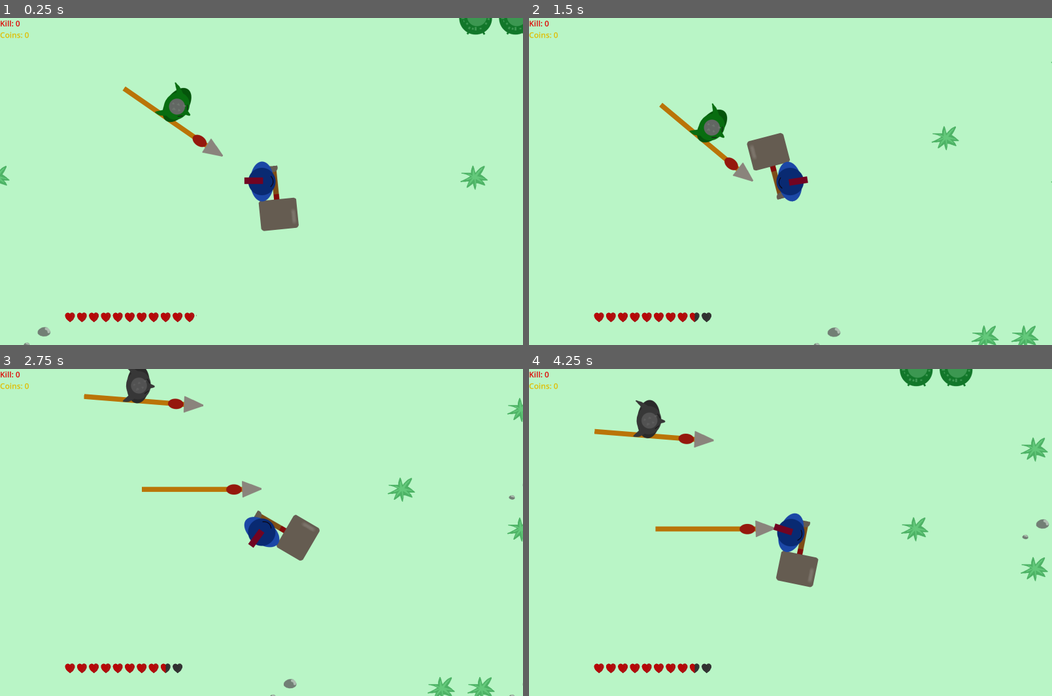
Above: before the commit, frames 1-4 (two rows, left to right).
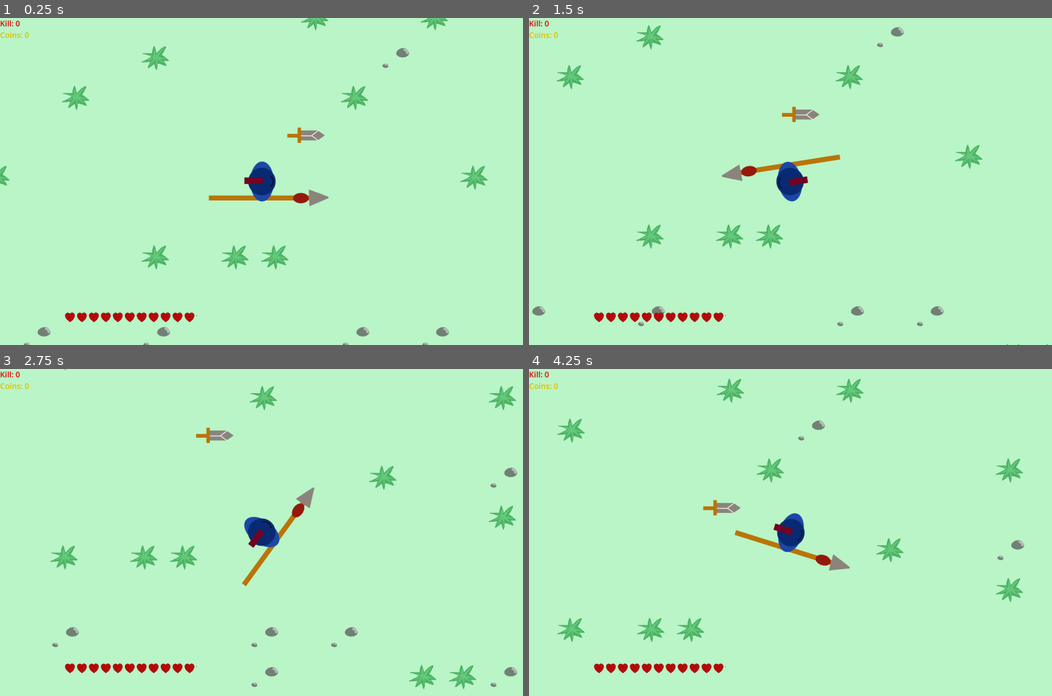
Above: after the commit, the same moments.

Repository: abcdnned/MonsterSlayer
Game: Godot game, scene res://scenes/world.tscn
Two runs of this game, one before a commit and one after it. Both use one fixed random seed, a clock stepped at 60 frames per second and the inputs below. The engine's default icon, where the game draws it, is replaced by a stand-in: a white triangle on a blue panel in a dark square.
Inputs (mouse positions are in pixels of both pictures, inside the frame that each line leads up to):
- Up to frame 1 (0.25 s): no input
- Up to frame 2 (1.5 s): tap Enter at 0.5 s; move the mouse to (905, 165) at 0.52 s; hold D (right) 0.53-1.28 s; hold G (drop) 0.53-1.28 s; click (905, 165) at 0.67 s; tap Q (item) at 0.8, 1.35 s; move the mouse to (685, 197) at 1.27 s; hold S (down) from 1.28 s (still down)
- Up to frame 3 (2.75 s): click (156, 548) at 1.55 s; move the mouse to (313, 460) at 2.02 s; release S (down) at 2.03 s; press the mouse at (313, 460) at 2.03 s; hold D (right) from 2.03 s (still down); right-click (313, 460) at 2.3 s
- Up to frame 4 (4.25 s): move the mouse to (764, 597) at 2.77 s; release D (right) at 2.78 s; release the mouse at (764, 597) at 2.78 s; hold W (up) 2.78-3.53 s; right-click (764, 597) at 2.85 s; click (764, 597) at 2.92 s; tap Shift (sprint) at 3.05 s; move the mouse to (947, 581) at 3.52 s; hold A (left) from 3.53 s (still down); hold Shift (sprint) from 3.53 s (still down); click (947, 581) at 3.67 s; tap Tab (tab) at 3.8 s

The runs differ from the first frame. In frame 1, 4.2% of the frame differs, in the area x 11-100%, y 0-100%; in frame 2, 4.3%; in frame 3, 5.5%; in frame 4, 5.9%, in the area x 5-100%, y 0-93%.

Commit message:
optizme control

Diff:
--- a/animation/player.tres
+++ b/animation/player.tres
@@ -201,6 +201,14 @@
 [sub_resource type="AnimationNodeStateMachineTransition" id="AnimationNodeStateMachineTransition_ir0ar"]
 advance_mode = 2
 advance_condition = &"dying"
+
+[sub_resource type="AnimationNodeStateMachineTransition" id="AnimationNodeStateMachineTransition_oegrb"]
+advance_mode = 2
+advance_condition = &"hold_item"
+
+[sub_resource type="AnimationNodeStateMachineTransition" id="AnimationNodeStateMachineTransition_w8fkx"]
+advance_mode = 2
+advance_condition = &"hold_item"
 
 [resource]
 states/End/position = Vector2(1036.5, -124.5)
@@ -229,5 +237,5 @@
 states/swap/position = Vector2(431.31, 296.202)
 states/use_item/node = SubResource("AnimationNodeAnimation_xk3wl")
 states/use_item/position = Vector2(185.48, -125.865)
-transitions = ["Start", "Idle_2", SubResource("AnimationNode …(3246 unchanged characters)… mationNodeStateMachineTransition_ir0ar")]
-graph_offset = Vector2(96.4203, -210.303)
+transitions = ["Start", "Idle_2", SubResource("AnimationNode …(3246 unchanged characters)… mationNodeStateMachineTransition_ir0ar"), "swap", "HoldItem", SubResource("AnimationNodeStateMachineTransition_oegrb"), "dash_attack", "HoldItem", SubResource("AnimationNodeStateMachineTransition_w8fkx")]
+graph_offset = Vector2(54.5253, -267.1)
--- a/scenes/player_hammer.tscn
+++ b/scenes/player_hammer.tscn
@@ -589,6 +589,14 @@
 switch_mode = 2
 advance_mode = 2
 
+[sub_resource type="AnimationNodeStateMachineTransition" id="AnimationNodeStateMachineTransition_cohyv"]
+advance_mode = 2
+advance_condition = &"hold_item"
+
+[sub_resource type="AnimationNodeStateMachineTransition" id="AnimationNodeStateMachineTransition_15mvr"]
+advance_mode = 2
+advance_condition = &"hold_item"
+
 [sub_resource type="AnimationNodeStateMachine" id="AnimationNodeStateMachine_hn3fy"]
 states/End/position = Vector2(922, -125.432)
 states/HoldItem/node = SubResource("AnimationNodeAnimation_4xs71")
@@ -599,7 +607,7 @@
 states/Idle_2/position = Vector2(450.737, 173.998)
 states/Start/position = Vector2(234.5, 325.25)
 states/attack/node = SubResource("AnimationNodeAnimation_pbme4")
-states/attack/position = Vector2(735.283, 481.477)
+states/attack/position = Vector2(769.283, 387.977)
 states/dash/node = SubResource("AnimationNodeAnimation_bakcq")
 states/dash/position = Vector2(157.668, 156.44)
 states/dash_attack/node = SubResource("AnimationNodeAnimation_u5kfx")
@@ -611,11 +619,11 @@
 states/stun/node = SubResource("AnimationNodeAnimation_yx11l")
 states/stun/position = Vector2(708.31, 95.702)
 states/swap/node = SubResource("AnimationNodeAnimation_x3ydm")
-states/swap/position = Vector2(516.423, 416.704)
+states/swap/position = Vector2(542.423, 435.204)
 states/use_item/node = SubResource("AnimationNodeAnimation_xk3wl")
 states/use_item/position = Vector2(314.98, -167.365)
-transitions = ["Start", "Idle_2", SubResource("AnimationNode …(2596 unchanged characters)… mationNodeStateMachineTransition_qsmi3")]
-graph_offset = Vector2(-138.382, -102.678)
+transitions = ["Start", "Idle_2", SubResource("AnimationNode …(2596 unchanged characters)… mationNodeStateMachineTransition_qsmi3"), "attack", "HoldItem", SubResource("AnimationNodeStateMachineTransition_cohyv"), "dash_attack", "HoldItem", SubResource("AnimationNodeStateMachineTransition_15mvr")]
+graph_offset = Vector2(1.26799, -35.8006)
 
 [node name="Player_Hammer" type="CharacterBody2D" groups=["human"]]
 z_index = 10
--- a/scenes/player_spear.tscn
+++ b/scenes/player_spear.tscn
@@ -545,6 +545,14 @@
 [sub_resource type="AnimationNodeStateMachineTransition" id="AnimationNodeStateMachineTransition_okf55"]
 advance_mode = 2
 advance_condition = &"dying"
+
+[sub_resource type="AnimationNodeStateMachineTransition" id="AnimationNodeStateMachineTransition_b010c"]
+advance_mode = 2
+advance_condition = &"hold_item"
+
+[sub_resource type="AnimationNodeStateMachineTransition" id="AnimationNodeStateMachineTransition_2qyul"]
+advance_mode = 2
+advance_condition = &"hold_item"
 
 [sub_resource type="AnimationNodeStateMachine" id="AnimationNodeStateMachine_hn3fy"]
 states/Attack/node = SubResource("AnimationNodeAnimation_k3o4c")
@@ -569,8 +577,8 @@
 states/stun/position = Vector2(849.81, 222.202)
 states/use_item/node = SubResource("AnimationNodeAnimation_xk3wl")
 states/use_item/position = Vector2(314.98, -167.365)
-transitions = ["Start", "Idle_2", SubResource("AnimationNode …(2602 unchanged characters)… mationNodeStateMachineTransition_okf55")]
-graph_offset = Vector2(164.243, 117.027)
+transitions = ["Start", "Idle_2", SubResource("AnimationNode …(2602 unchanged characters)… mationNodeStateMachineTransition_okf55"), "dash_attack", "HoldItem", SubResource("AnimationNodeStateMachineTransition_b010c"), "Attack", "HoldItem", SubResource("AnimationNodeStateMachineTransition_2qyul")]
+graph_offset = Vector2(136.313, -249.026)
 
 [node name="Player_Spear" type="CharacterBody2D" groups=["human"]]
 z_index = 10
--- a/scenes/world.tscn
+++ b/scenes/world.tscn
@@ -12,7 +12,7 @@
 [ext_resource type="PackedScene" uid="uid://c1agv22pvbvaj" path="res://scenes/winning_scene.tscn" id="10_45iw7"]
 [ext_resource type="PackedScene" uid="uid://bacveih6couh6" path="res://scenes/map.tscn" id="11_8baoh"]
 [ext_resource type="AudioStream" uid="uid://cmxyqbek488ch" path="res://sounds/mixkit-battle-man-scream-2175.wav" id="11_54gj3"]
-[ext_resource type="PackedScene" uid="uid://be6pww2vx4jtm" path="res://scenes/goblin_warrior_spear.tscn" id="14_8ypu0"]
+[ext_resource type="PackedScene" uid="uid://ds5inho5pqe5j" path="res://scenes/i_dagger.tscn" id="14_8ylgs"]
 [ext_resource type="Script" path="res://scripts/starter_plain_spawner.gd" id="14_ucirg"]
 
 [sub_resource type="TileMapPattern" id="TileMapPattern_r5abn"]
@@ -211,9 +211,10 @@
 
 [node name="StarterPlainSpawner" type="Node" parent="LevelSpawner"]
 script = ExtResource("14_ucirg")
+enable = false
 
 [node name="GoblinArmy1Spawner" type="Node" parent="LevelSpawner"]
 script = ExtResource("9_l8cwq")
 
-[node name="GoblinWarriorSpear" parent="." instance=ExtResource("14_8ypu0")]
-position = Vector2(-278, -250)
+[node name="iDagger" parent="." instance=ExtResource("14_8ylgs")]
+position = Vector2(147, -150)
--- a/scripts/lootable.gd
+++ b/scripts/lootable.gd
@@ -19,11 +19,11 @@
 		material = null
 
 func _input(event):
-	if is_Q_presses(event) and lootable and is_on_top() and is_reachable():
+	if is_left_mouse_button_pressed(event) and lootable and is_on_top() and is_reachable():
 		loot(get_tree().current_scene.player)
 
-func is_Q_presses(event):
-	return event is InputEventKey and event.pressed and event.as_text_physical_keycode() == "Q"
+func is_left_mouse_button_pressed(event):
+	return event is InputEventMouseButton and event.pressed and event.button_index == MOUSE_BUTTON_LEFT
 
 func apply_pickable_shader(sprite):
 	var shader = load("res://shader/pickable.gdshader")
--- a/scripts/player.gd
+++ b/scripts/player.gd
@@ -42,7 +42,7 @@
 func _physics_process(delta):
 	match state_machine.get_current_node():
 		"Idle_2":
-			if Input.is_action_pressed("right_click"):
+			if Input.is_action_just_pressed("right_click"):
 				animation_tree.set("parameters/conditions/defense", true)
 			elif Input.is_action_pressed("item"):
 				if item_handle.get_child_count() > 0:
@@ -52,12 +52,12 @@
 				dash_direction = get_direction()
 				animation_tree.set("parameters/conditions/dash", true)
 				dash_cooldown.start()
-			elif Input.is_action_pressed("sprint") and get_input() == Vector2(0.0, -1.0) and Input.is_action_pressed("left_click"):
+			elif Input.is_action_pressed("sprint") and get_input() == Vector2(0.0, -1.0) and Input.is_action_just_pressed("left_click"):
 				animation_tree.set("parameters/conditions/dash_attack", true)
 				dash_attack_speed = DASH_ATTACK_MAX_SPEED
 				dash_attack_deduction = 20.0
 				dash_attack_direction = Vector2(cos(sprite.rotation), sin(sprite.rotation)).normalized()
-			elif Input.is_action_pressed("left_click"):
+			elif Input.is_action_just_pressed("left_click"):
 				animation_tree.set("parameters/conditions/attack", true)
 			_move_velocity(delta)
 			move_and_slide()
@@ -114,16 +114,15 @@
 			knock_back_force = clamp(knock_back_force - 10.0, 0.0, knock_back_force)
 			move_and_slide()
 		"HoldItem":
-			if Input.is_action_pressed("left_click"):
-				animation_tree.set("parameters/conditions/hide_item", true)
-				animation_tree.set("parameters/conditions/hold_item", false)
+			animation_tree.set("parameters/conditions/attack", false)
+			animation_tree.set("parameters/conditions/dash_attack", false)
+			if Input.is_action_just_pressed("left_click"):
+				animation_tree.set("parameters/conditions/use_item", true)
 			elif Input.is_action_just_pressed("sprint") && dash_cooldown.is_stopped():
 				dash_direction = get_direction()
 				animation_tree.set("parameters/conditions/dash", true)
 				dash_cooldown.start()
 			elif Input.is_action_pressed("right_click"):
-				animation_tree.set("parameters/conditions/use_item", true)
-			elif Input.is_action_pressed("drop"):
 				animation_tree.set("parameters/conditions/drop_item", true)
 				drop()
 			else:
--- a/scripts/player_hammer.gd
+++ b/scripts/player_hammer.gd
@@ -9,7 +9,6 @@
 @onready var damage_zone = $Sprite2D/Weapon/damage_zone
 @onready var damage_zone_2 = $Sprite2D/Weapon/damage_zone2
 @onready var hammer_swap = $HammerSwap
-
 
 const dash_dust = preload("res://scenes/dash_dust.tscn")
 signal hero_death
@@ -50,14 +49,14 @@
 				dash_direction = get_direction()
 				animation_tree.set("parameters/conditions/dash", true)
 				dash_cooldown.start()
-			elif Input.is_action_pressed("sprint") and get_input() == Vector2(0.0, -1.0) and Input.is_action_pressed("left_click"):
+			elif Input.is_action_pressed("sprint") and get_input() == Vector2(0.0, -1.0) and Input.is_action_just_pressed("left_click"):
 				animation_tree.set("parameters/conditions/dash_attack", true)
 				dash_attack_speed = DASH_ATTACK_MAX_SPEED
 				dash_attack_deduction = 20.0
 				dash_attack_direction = Vector2(cos(sprite.rotation), sin(sprite.rotation)).normalized()
-			elif Input.is_action_pressed("left_click"):
+			elif Input.is_action_just_pressed("left_click"):
 				animation_tree.set("parameters/conditions/attack", true)
-			elif Input.is_action_pressed("right_click"):
+			elif Input.is_action_just_pressed("right_click"):
 				animation_tree.set("parameters/conditions/swap", true)
 				dash_attack_speed = 700
 				dash_attack_deduction = 7.0
@@ -87,6 +86,7 @@
 			move_and_slide()
 		"dash", "HoldItem_Dash":
 			animation_tree.set("parameters/conditions/dash", false)
+			animation_tree.set("parameters/conditions/dash_attack", false)
 			velocity = dash_direction * dash_speed
 			dash_speed -= 10.0
 			move_and_slide()
@@ -96,16 +96,14 @@
 			dash_attack_speed = clampf(dash_attack_speed - dash_attack_deduction, 0, dash_attack_speed)
 			move_and_slide()
 		"HoldItem":
-			if Input.is_action_pressed("left_click"):
-				animation_tree.set("parameters/conditions/hide_item", true)
-				animation_tree.set("parameters/conditions/hold_item", false)
+			animation_tree.set("parameters/conditions/attack", false)
+			if Input.is_action_just_pressed("left_click"):
+				animation_tree.set("parameters/conditions/use_item", true)
 			elif Input.is_action_just_pressed("sprint") && dash_cooldown.is_stopped():
 				dash_direction = get_direction()
 				animation_tree.set("parameters/conditions/dash", true)
 				dash_cooldown.start()
 			elif Input.is_action_pressed("right_click"):
-				animation_tree.set("parameters/conditions/use_item", true)
-			elif Input.is_action_pressed("drop"):
 				animation_tree.set("parameters/conditions/drop_item", true)
 				drop()
 			else:
--- a/scripts/player_spear.gd
+++ b/scripts/player_spear.gd
@@ -41,20 +41,16 @@
 func _physics_process(delta):
 	match state_machine.get_current_node():
 		"Idle_2":
-			if Input.is_action_pressed("item"):
-				if item_handle.get_child_count() > 0:
-					animation_tree.set("parameters/conditions/hold_item", true)
-					animation_tree.set("parameters/conditions/hide_item", false)
-			elif Input.is_action_just_pressed("sprint") && dash_cooldown.is_stopped():
+			if Input.is_action_just_pressed("sprint") && dash_cooldown.is_stopped():
 				dash_direction = get_direction()
 				animation_tree.set("parameters/conditions/dash", true)
 				dash_cooldown.start()
-			elif Input.is_action_pressed("sprint") and get_input() == Vector2(0.0, -1.0) and Input.is_action_pressed("left_click"):
+			elif Input.is_action_pressed("sprint") and get_input() == Vector2(0.0, -1.0) and Input.is_action_just_pressed("left_click"):
 				animation_tree.set("parameters/conditions/dash_attack", true)
 				dash_attack_speed = DASH_ATTACK_MAX_SPEED
 				dash_attack_deduction = 20.0
 				dash_attack_direction = Vector2(cos(sprite.rotation), sin(sprite.rotation)).normalized()
-			elif Input.is_action_pressed("left_click"):
+			elif Input.is_action_just_pressed("left_click"):
 				animation_tree.set("parameters/conditions/attack", true)
 			elif Input.is_action_just_pressed("right_click"):
 				animation_tree.set("parameters/conditions/pole_attack", true)
@@ -93,16 +89,15 @@
 			dash_attack_speed = clampf(dash_attack_speed - dash_attack_deduction, 0, dash_attack_speed)
 			move_and_slide()
 		"HoldItem":
-			if Input.is_action_pressed("left_click"):
-				animation_tree.set("parameters/conditions/hide_item", true)
-				animation_tree.set("parameters/conditions/hold_item", false)
+			animation_tree.set("parameters/conditions/attack", false)
+			animation_tree.set("parameters/conditions/dash_attack", false)
+			if Input.is_action_just_pressed("left_click"):
+				animation_tree.set("parameters/conditions/use_item", true)
 			elif Input.is_action_just_pressed("sprint") && dash_cooldown.is_stopped():
 				dash_direction = get_direction()
 				animation_tree.set("parameters/conditions/dash", true)
 				dash_cooldown.start()
 			elif Input.is_action_pressed("right_click"):
-				animation_tree.set("parameters/conditions/use_item", true)
-			elif Input.is_action_pressed("drop"):
 				animation_tree.set("parameters/conditions/drop_item", true)
 				drop()
 			else:
--- a/scripts/world.gd
+++ b/scripts/world.gd
@@ -54,7 +54,7 @@
 #   3
 func _ready():
 	randomize()
-	load_player(PLAYER_HAMMER, Vector2(0, 0))
+	load_player(PLAYER_SPEAR, Vector2(0, 0))
 	var route := {}
 	map.create_boime(-10, 10, -10, 10, 4, 4, 0, route)
 
Not shown: 1 places in animation/player.tres that only renumber resources
Not shown: 1 places in scenes/player_hammer.tscn that only renumber resources
Not shown: 1 places in scenes/player_spear.tscn that only renumber resources
